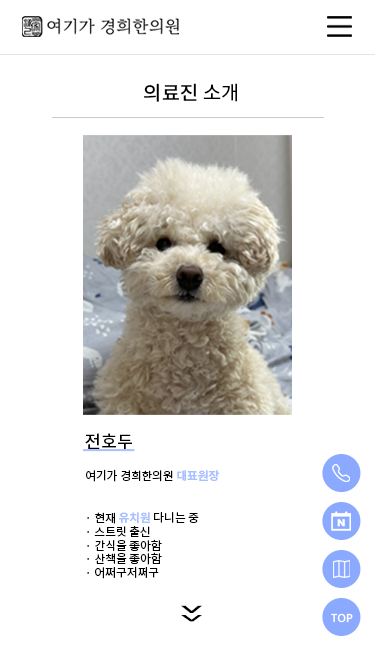
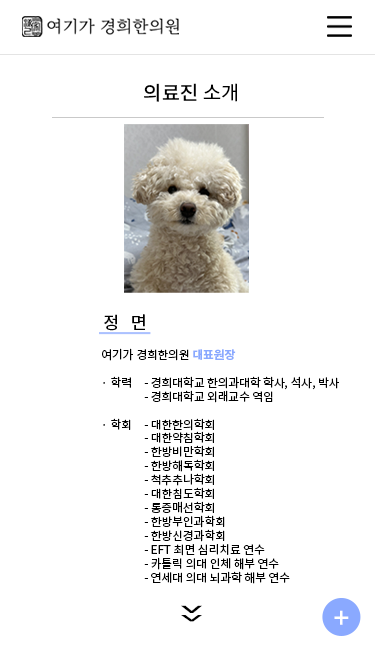
Comparing the layer stacks of the two (375, 667) images. Changes:
painted on "선 3" over [83, 332, 151, 452]
renamed "여기가 경희한의원 대표원장 · 현재 유치원 다니는 중 · 스트릿 출신 · 간식을 좋아함 · 산책을 좋아함 ·" to "여기가 경희한의원 대표원장 · 학력 - 경희대학교 한의과대학 학사, 석사, 박사 - 경희대학교 외", painted on it over [86, 348, 339, 584]
renamed "전호두" to "정 면", painted on it over [85, 314, 145, 450]
hid "TOP" over [331, 613, 353, 623]
added layer "+" above "타원 1" over [334, 610, 349, 625]
added layer "타원 1" (1st of 5) above "타원 1" over [331, 610, 353, 625]
hid "타원 1" (2nd of 5) over [322, 454, 361, 493]
hid "타원 1" (3rd of 5) over [322, 502, 361, 540]
hid "타원 1" (4th of 5) over [322, 550, 361, 588]
hid "타원 1" (5th of 5) over [331, 610, 353, 625]
painted on "레이어 2" over [83, 124, 292, 415]
